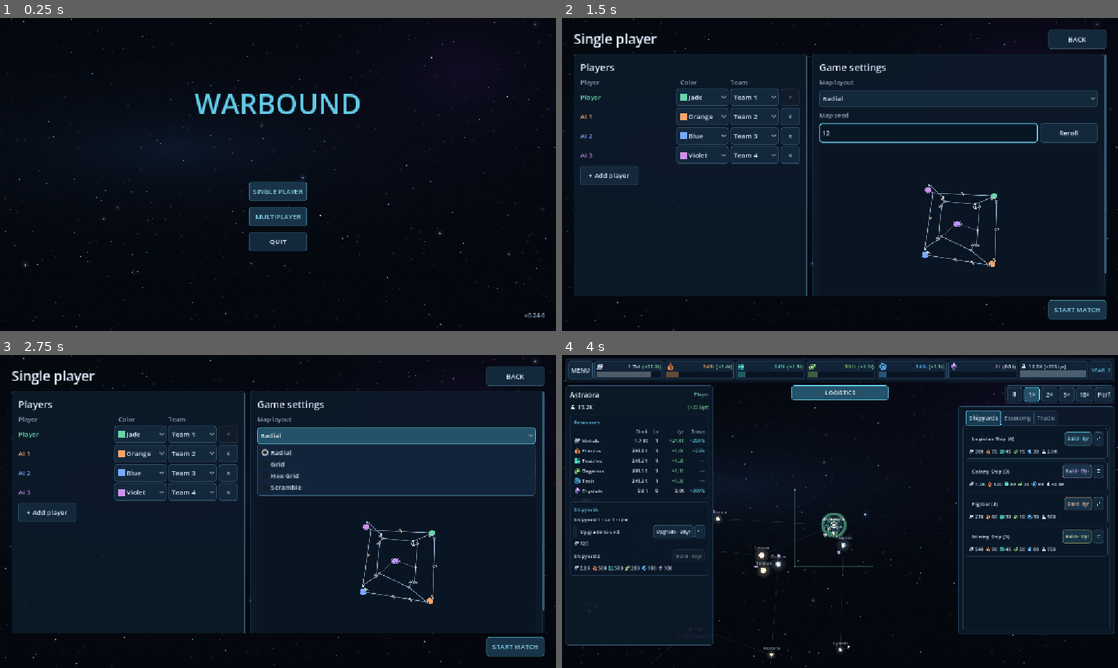
Above: before the commit, frames 1-4 (two rows, left to right).
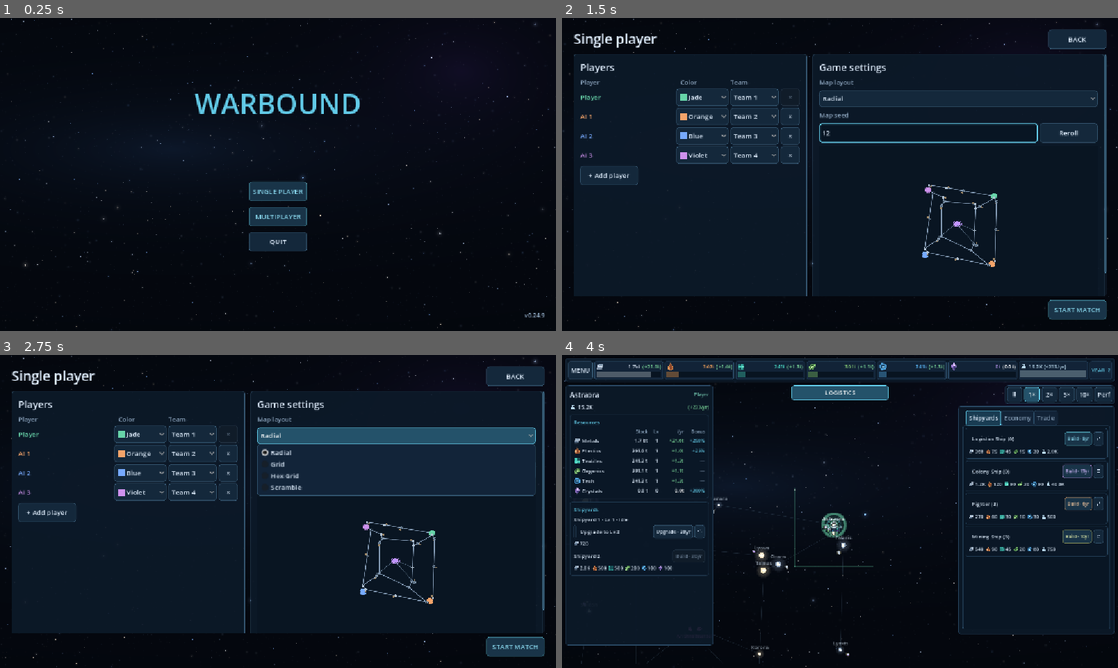
Above: after the commit, the same moments.

Repository: Allumnium/krangblade
Game: Godot game, scene res://scenes/main.tscn
Same seed, same stepped clock (60 frames per second), same inputs: the game is played once before the commit and once after it.
Inputs (mouse positions are in pixels of both pictures, inside the frame that each line leads up to):
- Up to frame 1 (0.25 s): no input
- Up to frame 2 (1.5 s): click "SINGLE PLAYER" at 0.5 s; click (928, 133) at 1.27 s; type "12" at 1.35 s
- Up to frame 3 (2.75 s): click "Radial" at 2 s
- Up to frame 4 (4 s): click "START MATCH" at 2.75 s; click "LOGISTICS" at 3.5 s

The runs differ from the first frame. In frame 1, less than 0.1% of the frame differs, in the area x 97-98%, y 94-96%; in frame 2, 0.3%; in frame 3, 0.3%; in frame 4, 0.3%, in the area x 11-52%, y 45-99%.

Commit message:
v0.24.9: Nearest radial lanes, civilian movement and territory visuals
* v0.24.7: Improve civilian motion and inhabited territory visuals

* v0.24.8: Prefer nearest radial lanes and fix civilian evacuation

* v0.24.9: Select a colonizable neighbor in solo smoke

Diff:
--- a/project.godot
+++ b/project.godot
@@ -3,7 +3,7 @@
 
 [application]
 config/name="Warbound"
-config/version="0.24.6"
+config/version="0.24.9"
 run/main_scene="res://scenes/main.tscn"
 config/features=PackedStringArray("4.7", "GL Compatibility")
 config/description="A multiplayer territory-control RTS prototype."
--- a/scripts/economy_rules.gd
+++ b/scripts/economy_rules.gd
@@ -1635,12 +1635,42 @@
 static func _work_miner(state: Dictionary, ship: Dictionary, teams: Array[int], cache: Dictionary, budgets: Array, dt: float) -> void:
 	var mode: String = str(ship.get("mining_mode", "idle"))
 	if mode == "idle":
+		if (ship["route"] as Array).is_empty():
+			ship["dest"] = -1
+			ship["source"] = -1
 		if float(state["elapsed"]) + EPS >= float(ship.get("next_mining_search", 0.0)):
 			_choose_field(state, ship, teams, cache)
 			# Idle fleets retry twice per game year instead of every tick.
 			ship["next_mining_search"] = float(state["elapsed"]) + 0.5
 		return
 	if mode == "delivery":
+		# A loaded miner with nowhere to unload can fly locally while
+		# waiting for storage. Reacquire a reachable depot before docking;
+		# never transfer cargo from an idle formation's position.
+		if (ship["route"] as Array).is_empty() and int(ship.get("dest", -1)) < 0:
+			var here: int = int(ship["at"])
+			var team: int = int(state["teams"].get(int(ship["owner"]), 0))
+			# Even empty miners must keep retrying escape from hostile space.
+			if teams[here] not in [0, team]:
+				if float(state["elapsed"]) + EPS >= float(ship.get("next_unload_search", 0.0)):
+					ship["next_unload_search"] = float(state["elapsed"]) + 0.5
+					_evacuate_civilian(state, ship, teams)
+				return
+			if _cargo_total(ship) <= EPS:
+				ship["mining_mode"] = "idle"
+				ship["field"] = -1
+				return
+			if float(state["elapsed"]) + EPS >= float(ship.get("next_unload_search", 0.0)):
+				ship["next_unload_search"] = float(state["elapsed"]) + 0.5
+				for resource in FIELD_RESOURCES:
+					if float(ship["cargo"].get(resource, 0.0)) <= EPS:
+						continue
+					var depot: int = _mining_depot(state, ship, teams, team, here, resource, cache)
+					if depot >= 0:
+						ship["dest"] = depot
+						_set_route(ship, _mining_path(state, teams, team, here, depot, cache))
+						break
+			return
 		if _move(state, ship, dt) and float(state["elapsed"]) + EPS >= float(ship.get("next_unload_search", 0.0)):
 			_unload_miner(state, ship, teams, cache)
 			ship["next_unload_search"] = float(state["elapsed"]) + 0.5
@@ -1728,7 +1758,7 @@
 			ship["dest"] = depot
 			_set_route(ship, _mining_path(state, teams, team, here, depot, cache))
 			return
-	ship["dest"] = here
+	ship["dest"] = -1
 
 static func military_home(state: Dictionary, player: int) -> int:
 	var fallback: int = -1
@@ -2055,13 +2085,16 @@
 	var points: Array = graph["points"] if ship.get("kind", "") == "fighter" else state["map"]["points"]
 	return ship.get("position", _initial_position(points, ship))
 
-# Territory is derived from ownership and actual fleet presence, not orders.
-# Stationed fighters claim neutral POIs. Hostile presence or combat suppresses
-# the local sector; allied fighters contribute the same team color.
+# Only settled infrastructure or resident population creates territory.
+# Hostile presence or combat can still suppress existing territory.
 static func territory_claims(state: Dictionary) -> Array[int]:
 	var graph: Dictionary = military_graph(state)
 	var points: Array = graph["points"]
 	var claims: Array[int] = planet_teams(state)
+	for i in range(state["planets"].size()):
+		var system: Dictionary = state["planets"][i]
+		if float(system.get("population", 0.0)) <= 0.0 and system.get("yards", []).is_empty():
+			claims[i] = 0
 	claims.resize(points.size())
 	for i in range((state["planets"] as Array).size(), claims.size()):
 		claims[i] = 0
@@ -2089,9 +2122,7 @@
 		var stationary: bool = (ship["route"] as Array).is_empty() and not _engaged(ship)
 		if stationary:
 			node = int(ship["at"])
-			if claims[node] == 0:
-				claims[node] = team
-			elif claims[node] != team:
+			if claims[node] != 0 and claims[node] != team:
 				contested[node] = true
 		if stationary or nearest <= LASER_RANGE * LASER_RANGE:
 			if presence.has(node) and int(presence[node]) != team:
@@ -2109,9 +2140,7 @@
 		claims[node] = 0
 	return claims
 
-# Visual owner identity is separate from team control and contested logic.
-# An owned system uses its owner's color; a neutral claim uses the lowest
-# ID of its stationary friendly fighters for a deterministic tie.
+# Empire color derives from the system's actual owner, never a ship.
 static func territory_empires(state: Dictionary) -> Array[int]:
 	var claims: Array[int] = territory_claims(state)
 	var owners: Array[int] = []
@@ -2120,17 +2149,6 @@
 	for i in range((state["planets"] as Array).size()):
 		if claims[i] > 0:
 			owners[i] = int(state["planets"][i]["owner"])
-	for craft in state["ships"]:
-		if craft.get("kind", "") != "fighter" or not (craft["route"] as Array).is_empty() or _engaged(craft):
-			continue
-		var node: int = int(craft["at"])
-		var owner: int = int(craft["owner"])
-		if node < 0 or node >= claims.size() or claims[node] <= 0 or claims[node] != int(state["teams"].get(owner, 0)):
-			continue
-		if node < (state["planets"] as Array).size() and int(state["planets"][node]["owner"]) != 0:
-			continue
-		if owners[node] == 0 or owner < owners[node]:
-			owners[node] = owner
 	return owners
 
 static func _engaged(ship: Dictionary) -> bool:
@@ -3109,7 +3127,9 @@
 # Routing, docking, mining, combat and withdrawal always take precedence.
 static func _is_idle_ship(ship: Dictionary) -> bool:
 	var fighter: bool = ship.get("kind", "") == "fighter"
-	return (ship["route"] as Array).is_empty() and ship.get("mining_mode", "idle") == "idle" and (fighter or int(ship.get("dest", -1)) < 0) and int(ship.get("source", -1)) < 0 and not _engaged(ship) and not bool(ship.get("retreating", false)) and not bool(ship.get("holding", false))
+	var mode: String = str(ship.get("mining_mode", "idle"))
+	var waiting_miner: bool = ship.get("kind", "") == "miner" and mode == "delivery" and int(ship.get("dest", -1)) < 0
+	return (ship["route"] as Array).is_empty() and (mode == "idle" or waiting_miner) and (fighter or int(ship.get("dest", -1)) < 0) and int(ship.get("source", -1)) < 0 and not _engaged(ship) and not bool(ship.get("retreating", false)) and not bool(ship.get("holding", false))
 
 static func _idle_formation_targets(state: Dictionary, graph: Dictionary) -> Dictionary:
 	var groups: Dictionary = {}
@@ -3203,8 +3223,6 @@
 	if miner:
 		ship["mining_mode"] = "delivery"
 		ship["field"] = -1
-		if destination < 0:
-			ship["dest"] = here
 	return destination >= 0
 
 static func _reroute_after_capture(state: Dictionary, index: int) -> void:
--- a/scripts/match.gd
+++ b/scripts/match.gd
@@ -2762,9 +2762,11 @@
 	var color: Color = _planet_color(system)
 	var star_radius: float = maxf(3.0, radius * 0.13) if zoom >= 2.0 and radius >= 18.0 else radius * 0.48
 	var star_color: Color = Color("#fff0c4").lerp(color.lightened(0.25), 0.30) if ECONOMY.has_planets(system) else Color("#8ea2bc")
-	if index == selected and zoom >= 2.0 and radius >= 18.0:
+	if zoom >= 2.0 and radius >= 18.0 and (index == selected or not system.get("pds", {}).is_empty()):
 		var bodies: Array = _system_visual(index, state)["bodies"]
 		for slot in range(bodies.size()):
+			if index != selected and not system.get("pds", {}).has(slot):
+				continue
 			var body: Dictionary = bodies[slot]
 			var orbit: float = radius * float(body["orbit"])
 			if _show_system_rings(index):
@@ -2778,7 +2780,7 @@
 					map_canvas.draw_circle(point, body_radius, HUD.COLORS.get(body["resource"], Color("#7d8b9b")).darkened(0.18), true)
 				if system.get("pds", {}).has(slot):
 					_draw_pds_frame(point, body_radius)
-				if selected_body == slot:
+				if index == selected and selected_body == slot:
 					map_canvas.draw_arc(point, body_radius + 4.0, 0.0, TAU, 24, HUD.ACCENT, 1.5, true)
 					map_canvas.draw_string(get_theme_default_font(), point + Vector2(-90.0, -body_radius - 7.0), _body_name(index, slot), HORIZONTAL_ALIGNMENT_CENTER, 180, 12, HUD.TEXT)
 	var pulse: float = 0.96 + 0.04 * sin(visual_clock * 1.2 + float(index))
@@ -3301,6 +3303,12 @@
 func _orbit_direction(offset: Vector2) -> Vector2:
 	return Vector2(-offset.y, offset.x).normalized()
 
+func _hull_panel_color(empire: Color, original: Color) -> Color:
+	# Use the original value contrast as a shading template, not its class
+	# hue; keep the dark cockpit and bright lights readable on every color.
+	var value: float = original.get_luminance()
+	return empire.darkened(0.72).lerp(empire.lightened(0.75), clampf(value, 0.0, 1.0))
+
 func _sync_destruction_effects(state: Dictionary) -> void:
 	while not ship_destructions.is_empty() and visual_clock - float(ship_destructions[0]["started"]) >= DESTRUCTION_LIFETIME:
 		ship_destructions.pop_front()
@@ -3312,11 +3320,8 @@
 		var kind: String = event["kind"]
 		var heading: Vector2 = event["heading"]
 		var angle: float = heading.angle() if not heading.is_zero_approx() else -PI * 0.5
-		var hull: Color = Color("#788ca0")
-		match kind:
-			"fighter": hull = Color("#f2b57e")
-			"miner": hull = Color("#d8e58b")
-			"colony_ship": hull = Color("#c7a4ff")
+		var empire: Color = _empire_color(int(event["owner"]))
+		var hull: Color = empire.lightened(0.35)
 		var rng := RandomNumberGenerator.new()
 		rng.seed = sequence * 7919 + int(event["ship"])
 		var vertices: Array = HULL_OUTLINES.get(kind, FREIGHTER_OUTLINE)
@@ -3338,7 +3343,7 @@
 				center += vertex
 			center /= float(polygon.size())
 			for index in range(2):
-				sparks.append(_destruction_spark(center, panel[0], rng))
+				sparks.append(_destruction_spark(center, _hull_panel_color(empire, panel[0]), rng))
 		if panels.is_empty():
 			# The unchanged logistics ship has dark cargo wells and resource-colored bays.
 			for index in range(8):
@@ -3737,7 +3742,7 @@
 				if state["planets"][pds_index].get("pds", {}).has(pds_slot):
 					var endpoint: Vector2 = _screen_point(points[pds_index])
 					var pds_radius: float = _planet_radius(pds_index, state)
-					if pds_index == selected and zoom >= 2.0 and pds_radius >= 18.0:
+					if zoom >= 2.0 and pds_radius >= 18.0:
 						endpoint += _body_position(_system_visual(pds_index, state)["bodies"][pds_slot], pds_radius, game_visual_clock)
 					_draw_owned_laser(_fighter_beam_origin(poses[shooter]), endpoint, int(ship["owner"]), 1.5)
 		if poses.has(shooter) and poses.has(target) and float(ship.get("laser_until", 0.0)) >= float(state["elapsed"]):
@@ -3755,23 +3760,13 @@
 				direction = aim.normalized()
 		var route: Array = ship["route"]
 		var empire: Color = _empire_color(int(ship["owner"]))
-		var loaded: bool = ECONOMY._cargo_total(ship) > ECONOMY.EPS
-		var hull: Color = empire.lightened(0.35) if not loaded else Color("#f8df8c")
-		var colony: bool = ship.get("kind", "ship") == "colony_ship"
-		var fighter: bool = ship.get("kind", "ship") == "fighter"
-		if colony:
-			hull = Color("#c7a4ff")
-		elif fighter:
-			hull = Color("#f2b57e")
-		elif ship.get("kind", "ship") == "miner":
-			hull = Color("#d8e58b")
+		var hull: Color = empire.lightened(0.35)
 		var scale: float = _ship_scale()
 		var side: Vector2 = direction.orthogonal() * scale
 		direction *= scale
 		var shape := PackedVector2Array([point + direction * 9, point - direction * 6 + side * 5,
 			point - direction * 3, point - direction * 6 - side * 5])
 		if ship["kind"] == "ship":
-			hull = Color("#788ca0")
 			shape = _hull_polygon(point, direction, side, FREIGHTER_OUTLINE)
 		elif HULL_OUTLINES.has(ship["kind"]):
 			shape = _hull_polygon(point, direction, side, HULL_OUTLINES[ship["kind"]])
@@ -3820,11 +3815,11 @@
 			# At distant zoom levels the silhouette and allegiance outline are
 			# enough. Draw layered panels only when they can actually be seen.
 			for panel in HULL_PANELS[ship["kind"]]:
-				map_canvas.draw_colored_polygon(_hull_polygon(point, direction, side, panel[1]), panel[0])
+				map_canvas.draw_colored_polygon(_hull_polygon(point, direction, side, panel[1]), _hull_panel_color(empire, panel[0]))
 		var outline: PackedVector2Array = shape.duplicate()
 		outline.append(shape[0])
 		map_canvas.draw_polyline(outline, Color("#08111b"), 2.5 * scale, true)
-		# Keep class colors; identify allegiance on every hull, including loaded ships.
+		# Identify allegiance on every hull, including loaded ships.
 		map_canvas.draw_polyline(outline, empire.lightened(0.2), scale, true)
 		var hp: float = clampf(float(ship.get("hp", ECONOMY.SHIP_HP)) / ECONOMY.SHIP_HP, 0.0, 1.0)
 		if hp < 1.0 and scale >= 0.65:
--- a/scripts/planet_map.gd
+++ b/scripts/planet_map.gd
@@ -158,15 +158,13 @@
 				_add_edge(edges, degrees, pair)
 				connected.append(pair[1] if connected.has(pair[0]) else pair[0])
 	if radial:
+		var bridges: Array = []
 		for sector in range(sectors):
-			var bridges: Array = [[sector, (sector + 1) % sectors], [sector + sectors, (sector + 1) % sectors + sectors]]
+			bridges.append([sector, (sector + 1) % sectors])
+			bridges.append([sector + sectors, (sector + 1) % sectors + sectors])
 			if player_count > 1 or sector < 2:
 				bridges.append([sector, sector + sectors])
-			for bridge in bridges:
-				var pair: Array = _closest_pair(points, groups[bridge[0]], groups[bridge[1]], [], degrees, 0)
-				if pair.is_empty():
-					pair = _closest_pair(points, groups[bridge[0]], groups[bridge[1]], [], degrees, points.size())
-				_add_edge(edges, degrees, pair)
+		_connect_radial_bridges(points, groups, bridges, edges, degrees)
 	else:
 		var joined: Array = [0]
 		while joined.size() < group_count:
@@ -481,6 +479,46 @@
 	degrees[pair[0]] += 1
 	degrees[pair[1]] += 1
 
+# Preserve the required ring and spoke connections, but grant the shortest
+# eligible bridge first instead of preferring nodes with fewer than two lanes.
+# Every cluster has enough spare ports for its required bridges. Revisit the
+# chosen endpoints once all bridges exist to remove avoidable long links.
+static func _connect_radial_bridges(points: Array[Vector2], groups: Array, bridges: Array, edges: Array, degrees: Array[int]) -> void:
+	var pending: Array = bridges.duplicate()
+	var chosen: Array = []
+	while not pending.is_empty():
+		var best: float = INF
+		var best_index: int = -1
+		var best_pair: Array = []
+		for index in range(pending.size()):
+			var bridge: Array = pending[index]
+			var pair: Array = _closest_pair(points, groups[bridge[0]], groups[bridge[1]], [], degrees, points.size())
+			if pair.is_empty():
+				continue
+			var distance: float = _edge_score(points, pair, degrees)
+			if distance < best:
+				best = distance
+				best_index = index
+				best_pair = pair
+		chosen.append({"bridge": pending.pop_at(best_index), "edge": edges.size()})
+		_add_edge(edges, degrees, best_pair)
+	var improved: bool = true
+	while improved:
+		improved = false
+		for entry in chosen:
+			var index: int = entry["edge"]
+			var bridge: Array = entry["bridge"]
+			var old: Array = edges[index]
+			degrees[old[0]] -= 1
+			degrees[old[1]] -= 1
+			var pair: Array = _closest_pair(points, groups[bridge[0]], groups[bridge[1]], [], degrees, points.size())
+			if _edge_score(points, pair, degrees) < _edge_score(points, old, degrees) - 0.001:
+				edges[index] = pair
+				improved = true
+			var current: Array = edges[index]
+			degrees[current[0]] += 1
+			degrees[current[1]] += 1
+
 static func _closest_pair(points: Array[Vector2], a: Array, b: Array, excluded: Array, degrees: Array[int], budget: int) -> Array:
 	var best: float = INF
 	var pair: Array = []
--- a/tests/economy_rules_test.gd
+++ b/tests/economy_rules_test.gd
@@ -36,12 +36,14 @@
 	_test_opening_pacing()
 	_test_neutral_direct_occupation()
 	_test_idle_formations()
+	_test_civilian_waiting_movement()
 	_test_depleted_field_routes()
 	_test_wide_patrol_rally_and_conquest()
 	_test_ai_defensive_orders()
 	_test_conquest()
 	_test_conquest_resistance_and_evacuation()
 	_test_match_elimination()
+	_test_radial_nearest_ports()
 	_test_map_layouts()
 	_test_orbital_housing()
 	_test_eco_regrowth()
@@ -991,24 +993,36 @@
 			assert(built[player].has("colony_ship"))
 			assert(built[player].has("fighter"))
 	print("PASS: six-hit combat, allied safety, AI expansion, logistics and attack")
-	# Territory: owners and stationed fighters claim; contest removes tint.
+	# Territory: residents or shipyards claim; fighters alone do not.
 	var territory: Dictionary = ECON.create(force_map, players, ids, false)
 	var sectors: Array[int] = ECON.territory_claims(territory)
 	assert(sectors[0] == 1 and sectors[1] == 1 and sectors[2] == 2 and sectors[3] == 0)
 	territory["ships"].append({"id": 100, "owner": 1, "kind": "fighter", "at": 3, "route": [], "leg": 0.0})
 	territory["ships"].append({"id": 101, "owner": 2, "kind": "fighter", "at": field_node, "route": [], "leg": 0.0})
 	sectors = ECON.territory_claims(territory)
-	assert(sectors[3] == 1 and sectors[field_node] == 1)
+	assert(sectors[3] == 0 and sectors[field_node] == 0)
+	var empty: Dictionary = territory["planets"][3]
+	empty["owner"] = 1
+	territory["ships"][territory["ships"].size() - 2]["crew"] = 40000.0
+	assert(ECON.territory_claims(territory)[3] == 0)
+	empty["population"] = 1.0
+	assert(ECON.territory_claims(territory)[3] == 1)
+	empty["population"] = 0.0
+	empty["yards"].append({"level": 1})
+	assert(ECON.territory_claims(territory)[3] == 1)
+	empty["yards"].clear()
+	assert(ECON.territory_empires(territory)[3] == 0)
+	empty["owner"] = 0
 	territory["ships"].append({"id": 102, "owner": 3, "kind": "fighter", "at": 3, "route": [], "leg": 0.0})
 	territory["ships"].append({"id": 103, "owner": 3, "kind": "fighter", "at": 0, "route": [], "leg": 0.0})
 	sectors = ECON.territory_claims(territory)
-	assert(sectors[3] == 0 and sectors[0] == 0 and sectors[field_node] == 1)
+	assert(sectors[3] == 0 and sectors[0] == 0 and sectors[field_node] == 0)
 	territory["ships"].pop_back()
 	territory["ships"].pop_back()
 	assert(ECON.territory_claims(territory)[0] == 1)
 	territory["ships"][0]["route"] = [4]
 	assert(ECON.territory_claims(territory)[3] == 0)
-	print("PASS: neutral, allied and contested territory including asteroid fields")
+	print("PASS: resident and shipyard territory, no ship-only claims, contested suppression")
 	print("PASS: seeded maps, ownership, construction, shipyards, mixed cargo, physical transit, ally sharing")
 	# Shared operations retain identity across reinforcement and casualties,
 	# distinguish owners, and remove empty groups without recycling IDs.
@@ -1569,7 +1583,7 @@
 			break
 	assert(state["ships"][0]["at"] == neutral and state["ships"][1]["at"] == field)
 	var claims: Array[int] = ECON.territory_claims(state)
-	assert(claims[neutral] == 1 and claims[field] == 1)
+	assert(claims[neutral] == 0 and claims[field] == 0)
 	assert(int(state["planets"][neutral]["owner"]) == 0)
 	assert(ECON.command_fighters(state, 1, [9400, 9401], 0))
 	assert(state["ships"][0]["dest"] == 0 and state["ships"][1]["dest"] == 0)
@@ -1609,6 +1623,84 @@
 	for i in range(3):
 		assert(int(squad[i]["dest"]) == objective and not (squad[i]["route"] as Array).is_empty())
 	print("PASS: authoritative idle formations wander, preserve bounds and resume direct navigation")
+
+func _test_civilian_waiting_movement() -> void:
+	var state: Dictionary = ECON.create(_planetary_fixture(827, 1, "Grid"), {1: {"team": 1}}, [1], false)
+	var center: Vector2 = state["map"]["points"][0]
+	var home: Dictionary = state["planets"][0]
+	state["ships"].clear()
+	for kind in ["ship", "colony_ship", "miner"]:
+		var craft: Dictionary = {"id": 9800 + state["ships"].size(), "owner": 1, "kind": kind, "origin": 0, "at": 0, "dest": -1, "source": -1, "route": [], "leg": 0.0, "position": center, "heading": Vector2.UP, "hp": ECON.SHIP_HP, "cargo": ECON.empty_stock(), "mining_mode": "idle"}
+		state["ships"].append(craft)
+	var miner: Dictionary = state["ships"][2]
+	miner["cargo"]["Crystals"] = 10.0
+	miner["mining_mode"] = "delivery"
+	home["stock"]["Crystals"] = ECON.storage_capacity(home)
+	# Block all mineral pickups by removing chunks; isolate local
+	# movement while the existing loaded miner waits on a full warehouse.
+	for field in state["map"]["fields"]:
+		field["chunks"].clear()
+	var moved: Dictionary = {}
+	for tick in range(30):
+		for craft in state["ships"]:
+			var previous: Vector2 = craft["position"]
+			craft["test_before"] = previous
+		ECON.step(state, 0.1)
+		for craft in state["ships"]:
+			var distance: float = (craft["position"] as Vector2).distance_to(craft["test_before"])
+			assert(distance <= ECON.SHIP_SPEED * 0.1 + 0.01)
+			if distance > ECON.EPS:
+				moved[craft["id"]] = true
+	assert(moved.size() == 3)
+	assert(is_equal_approx(float(miner["cargo"]["Crystals"]), 10.0))
+	var away: float = (miner["position"] as Vector2).distance_to(center)
+	assert(away > 1.0)
+	home["stock"]["Crystals"] = 0.0
+	# Once storage opens, the miner must physically return before delivery.
+	for tick in range(500):
+		ECON.step(state, 0.1)
+		if float(miner["cargo"]["Crystals"]) < 10.0 - ECON.EPS:
+			assert((miner["position"] as Vector2).distance_to(center) <= ECON.EPS)
+			break
+	assert(float(miner["cargo"]["Crystals"]) <= ECON.EPS)
+	assert(is_equal_approx(float(home["stock"]["Crystals"]), 10.0))
+	print("PASS: idle civilian flight and waiting-miner physical delivery")
+	# Empty miners must not abandon evacuation when the only route home
+	# is blocked by a hostile system. Opening a safe lane must resume travel.
+	var trapped_map: Dictionary = {"seed": 827, "points": [Vector2.ZERO, Vector2(570, 0), Vector2(190, 0), Vector2(380, 0)], "edges": [[0, 2], [2, 3], [1, 3]], "fields": []}
+	var trapped: Dictionary = ECON.create(trapped_map, {1: {"team": 1}, 2: {"team": 2}}, [1, 2], false)
+	trapped["planets"][2]["owner"] = 2
+	trapped["planets"][3]["owner"] = 2
+	var empty_miner: Dictionary = {"id": 9900, "owner": 1, "kind": "miner", "at": 3, "origin": 0, "dest": -1, "source": -1, "route": [], "leg": 0.0, "position": Vector2(380, 0), "heading": Vector2.UP, "cargo": ECON.empty_stock(), "mining_mode": "delivery"}
+	ECON._work_miner(trapped, empty_miner, ECON.planet_teams(trapped), {}, [], 0.1)
+	assert(empty_miner["mining_mode"] == "delivery" and empty_miner["route"].is_empty())
+	trapped["planets"][2]["owner"] = 0
+	trapped["elapsed"] = 1.0
+	ECON._work_miner(trapped, empty_miner, ECON.planet_teams(trapped), {}, [], 0.1)
+	assert(empty_miner["dest"] == 0 and empty_miner["route"] == [3, 2, 0])
+	for tick in range(100):
+		var previous: Vector2 = empty_miner["position"]
+		trapped["elapsed"] += 0.1
+		ECON._work_miner(trapped, empty_miner, ECON.planet_teams(trapped), {}, [], 0.1)
+		assert(previous.distance_to(empty_miner["position"]) <= ECON.SHIP_SPEED * 0.1 + 0.01)
+		if empty_miner["mining_mode"] == "idle":
+			break
+	assert(empty_miner["at"] == 0 and empty_miner["mining_mode"] == "idle")
+	print("PASS: empty stranded miner retries and physically evacuates")
+	# Exercise actual starter hulls and ordinary mining orders in a seeded
+	# four-player radial match, not just manually constructed idle hulls.
+	var live: Dictionary = ECON.create(MAP.generate(7021, 4, "Radial"), {1: {"team": 1}, 2: {"team": 2}, 3: {"team": 3}, 4: {"team": 4}}, [1, 2, 3, 4])
+	var initial: Dictionary = {}
+	for craft in live["ships"]:
+		if craft["kind"] == "miner":
+			initial[craft["id"]] = craft["position"]
+	assert(initial.size() == 12)
+	for tick in range(20):
+		ECON.step(live, 0.1)
+	for craft in live["ships"]:
+		if initial.has(craft["id"]):
+			assert((craft["position"] as Vector2).distance_to(initial[craft["id"]]) > ECON.EPS)
+	print("PASS: starter miners move in a seeded four-player radial match")
 
 func _test_depleted_field_routes() -> void:
 	var state: Dictionary = ECON.create(_planetary_fixture(827, 1, "Grid"), {1: {"team": 1}}, [1], false)
@@ -1832,6 +1924,18 @@
 			if a != b:
 				links[Vector2i(mini(a, b), maxi(a, b))] = true
 	return links
+
+func _test_radial_nearest_ports() -> void:
+	# Node 0 has two local connections but is directly between node 1 and
+	# the other cluster. The former zero-junction preference chose node 1.
+	var points: Array[Vector2] = [Vector2(100, 0), Vector2.ZERO, Vector2(100, 300), Vector2(300, 0)]
+	var groups: Array = [[0, 1, 2], [3]]
+	var edges: Array = [[0, 1], [0, 2]]
+	var degrees: Array[int] = [2, 1, 1, 0]
+	MAP._connect_radial_bridges(points, groups, [[0, 1]], edges, degrees)
+	assert(edges.has([0, 3]) and not edges.has([1, 3]))
+	assert(degrees == [3, 1, 1, 1])
+	print("PASS: radial links choose the nearest endpoint even at its third port")
 
 func _test_map_layouts() -> void:
 	assert(MAP.generate(7021, 3)["layout"] == MAP.DEFAULT_LAYOUT)
--- a/tests/solo_smoke.gd
+++ b/tests/solo_smoke.gd
@@ -173,7 +173,7 @@
 		return
 	var neighbor: int = -1
 	for i in range(1, planets.size()):
-		if MAP.linked(state["map"], 0, i):
+		if MAP.linked(state["map"], 0, i) and ECON.has_planets(planets[i]):
 			neighbor = i
 			break
 	if not (neighbor >= 0):
Not shown, changed: AGENTS.md
Not shown, changed: THOUGHTS.md
Not shown, changed: TODO.md
